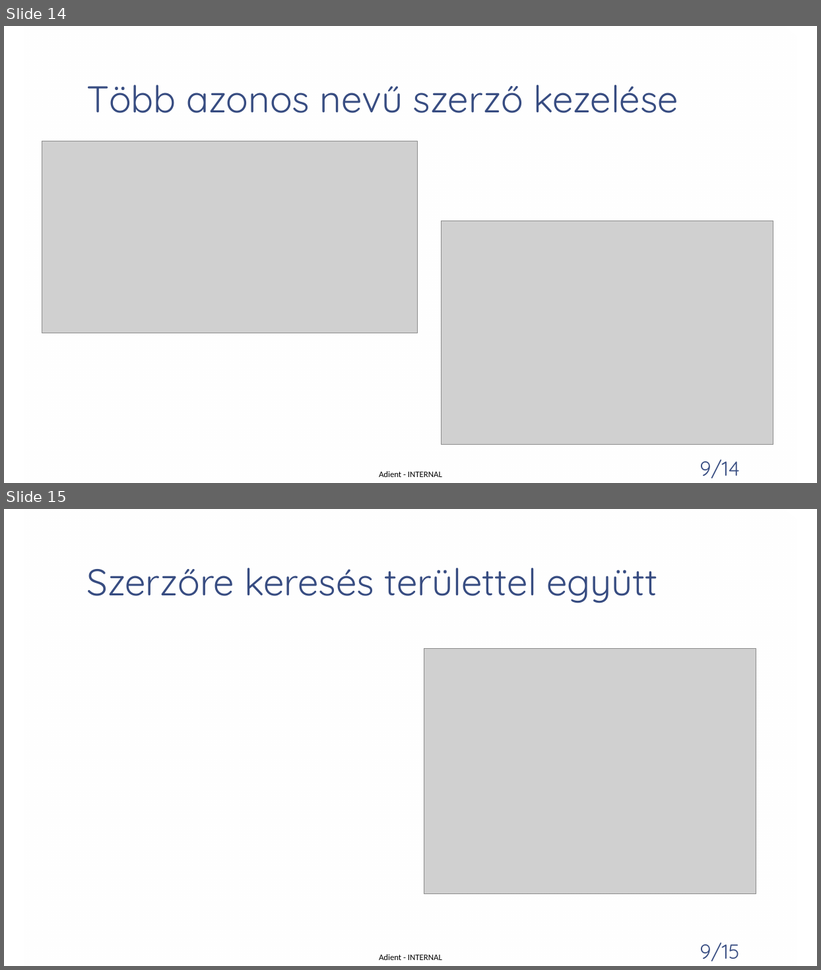
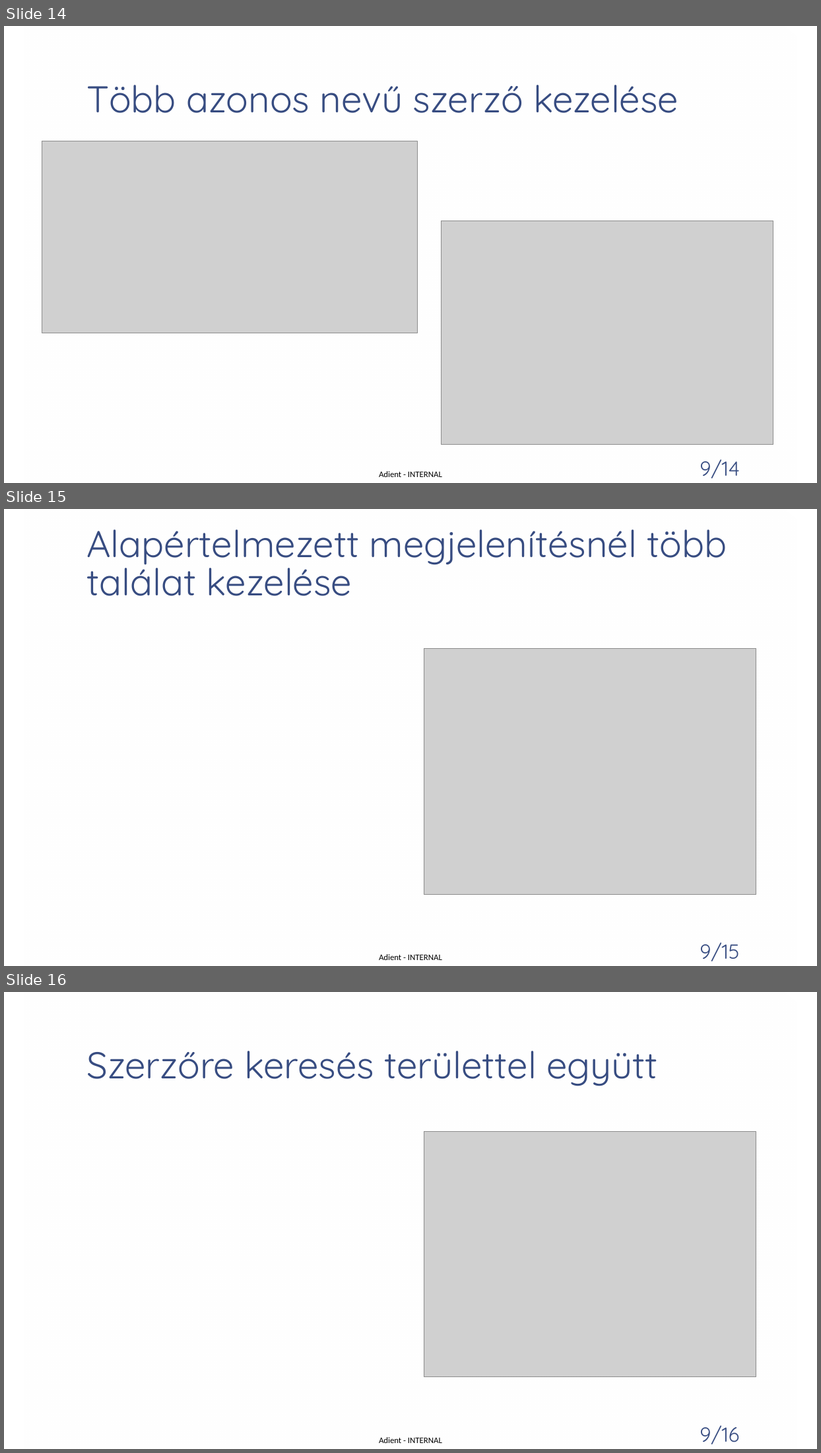
Before and after one commit to patmik2012/PubSync, a slide deck: Publikációs listák szinkronizálása.pptx. Shown one above the other, each under a label of ours: slides 14 and 15 before the commit, slides 14, 15 and 16 after it. The pictures are 821x970 and 821x1453 pixels, drawn with LibreOffice and Linux fonts; fonts in the diff are those of the drawing; grey boxes stand for pictures; background and template pictures are left out. Boxes give left, top, right and bottom in pixels: in the first picture for what was removed or moved away, otherwise in the second. Text is boxed around its words. In the diff, an @@ line names an element or a change of style, - is before the commit and + after.

Commit message:
pptx bővítés

```diff
--- a/Publikációs listák szinkronizálása.pptx
+++ b/Publikációs listák szinkronizálása.pptx
@@ slide 15 added at bbox=[4, 509, 817, 966], background picture (left out); not listed: 3 template elements that a slide beside it also shows @@
@@ title added at bbox=[86, 529, 727, 596], 44 pt, text #374C81 @@
+Alapértelmezett megjelenítésnél több találat kezelése
@@ picture added at bbox=[424, 648, 756, 894] @@
@@ what was slide 15 is now slide 16 @@
@@ page number at bbox=[700, 1426, 739, 1445]: text changed @@
-9/15
+9/16
```
Also in this commit, not shown: 1 other file.
